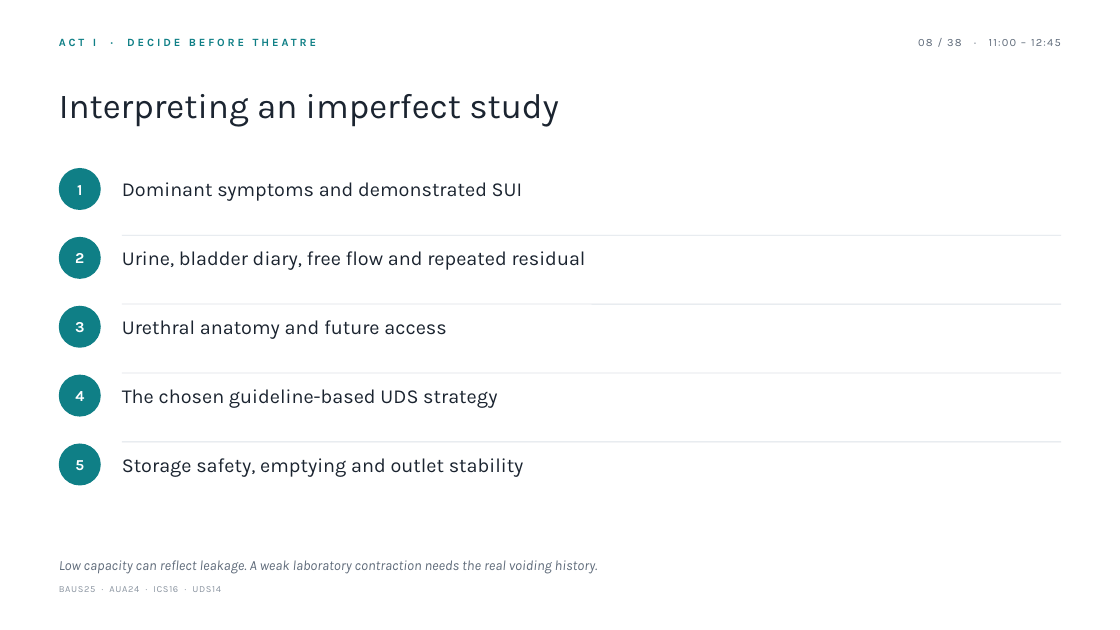
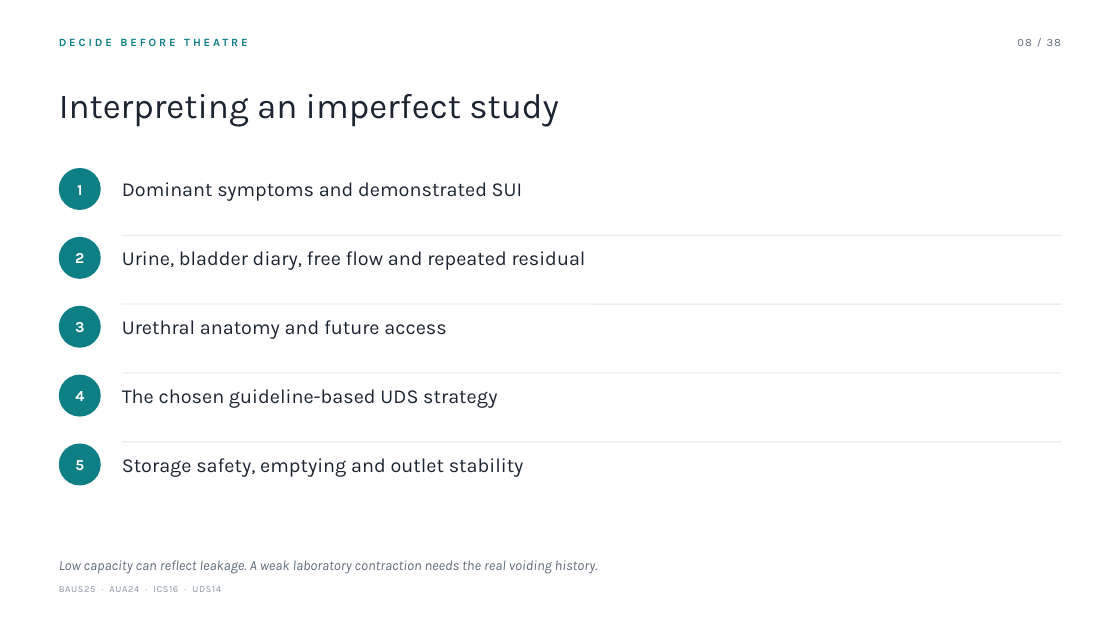
Before and after one commit to nityjr-ctrl/aus-presentation, a slide deck: slide 10 of presentation/AUS-teaching-deck.pptx. Drawn at 1120x630 pixels with LibreOffice and Linux fonts; fonts in the diff are those of the drawing. Boxes give left, top, right and bottom in pixels: in the first picture for what was removed or moved away, otherwise in the second. Text is boxed around its words. In the diff, an @@ line names an element or a change of style, - is before the commit and + after.

```diff
--- a/presentation/AUS-teaching-deck.pptx
+++ b/presentation/AUS-teaching-deck.pptx
@@ text at bbox=[59, 38, 247, 46]: text changed @@
-ACT I · DECIDE BEFORE THEATRE
+DECIDE BEFORE THEATRE
@@ text at bbox=[1017, 39, 1061, 46]: text changed @@
-08 / 38 · 11:00 – 12:45
+08 / 38
```
Also in this commit, not shown: 50 other slides changed, 10 other files.
